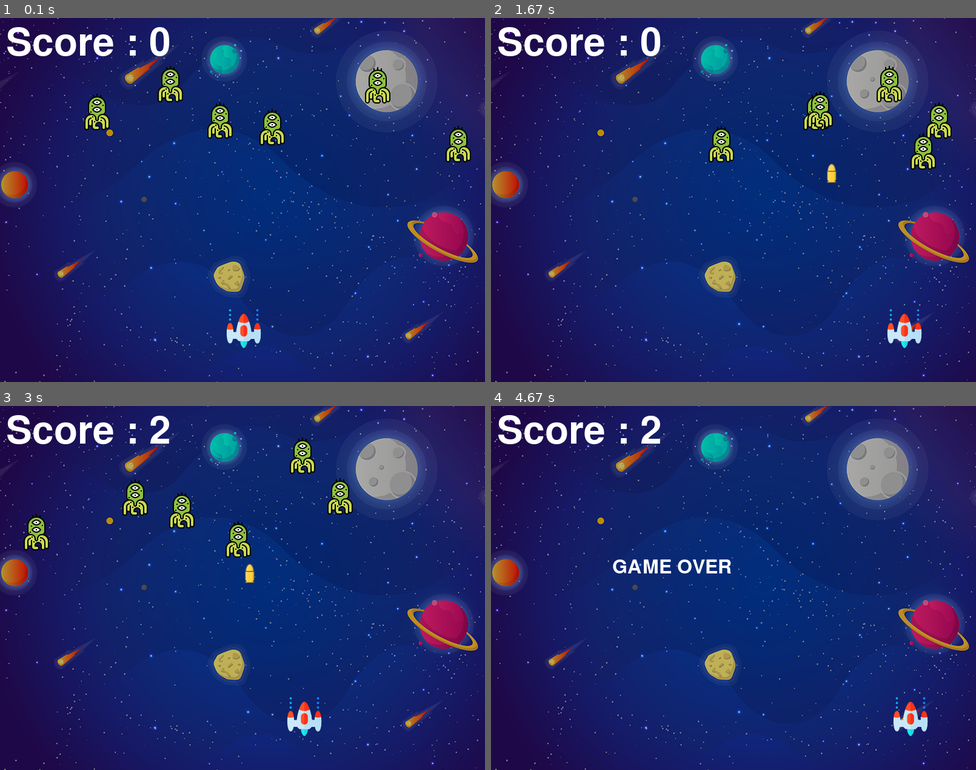
Above: before the commit, frames 1-4 (two rows, left to right).
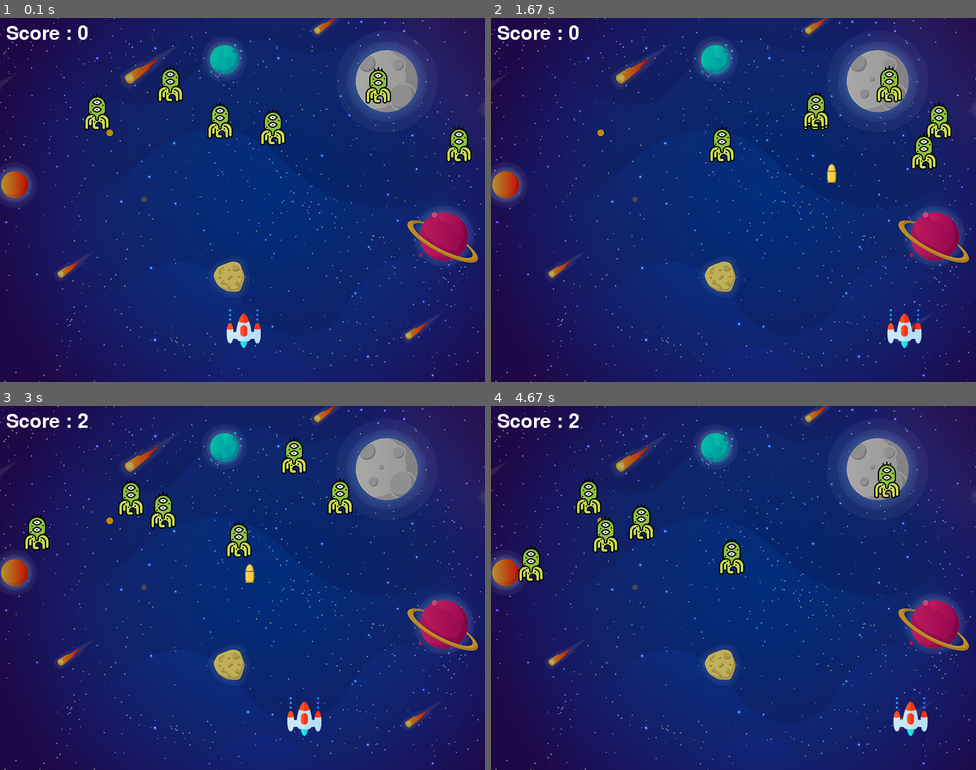
Above: after the commit, the same moments.

Repository: DatAmstrongest/SpaceInvader-Pygame
Game: pygame game, started from main.py
Two runs of this game, one before a commit and one after it. Both use one fixed random seed, a clock stepped at 60 frames per second and the inputs below.
Inputs:
- Up to frame 1 (0.1 s): no input
- Up to frame 2 (1.67 s): tap Space at 0.33, 0.73, 1.03, 1.23, 1.53 s; hold Right 0.67-1.13 s; hold Right 1.17-1.63 s
- Up to frame 3 (3 s): hold Left 1.67-2.2 s; tap Space at 1.73, 2.03, 2.3, 2.6, 2.73 s; hold Left 2.23-2.63 s; hold Right from 2.67 s (still down)
- Up to frame 4 (4.67 s): tap Space at 3.03, 3.4, 3.7, 3.9, 4.2, 4.4 s; release Right at 3.3 s; hold Left 3.33-3.8 s; hold Right 3.83-4.3 s; hold Right from 4.33 s (still down)

The runs differ from the first frame. In frame 1, 1.7% of the frame differs, in the area x 1-98%, y 2-40%; in frame 2, 1.8%; in frame 3, 3.0%; in frame 4, 3.8%, in the area x 1-85%, y 2-49%.

Commit message:
README.md is added

Diff:
--- a/main.py
+++ b/main.py
@@ -1,33 +1,35 @@
+import math
+import random
+
 import pygame
 from pygame import mixer
-import random
-import math
 
-# Initialize the pygame
+# Intialize the pygame
 pygame.init()
 
-# create  the screen
-screen = pygame.display.set_mode((800,600))
+# create the screen
+screen = pygame.display.set_mode((800, 600))
 
 # Background
 background = pygame.image.load('background.png')
 
-# Background sound
+# Sound
 mixer.music.load("background.wav")
 mixer.music.play(-1)
-# Title and Icon
-pygame.display.set_caption("Space Invaders")
-icon = pygame.image.load("ufo.png")
+
+# Caption and Icon
+pygame.display.set_caption("Space Invader")
+icon = pygame.image.load('ufo.png')
 pygame.display.set_icon(icon)
 
 # Player
-playerImage = pygame.image.load("player.png")
+playerImg = pygame.image.load('player.png')
 playerX = 370
 playerY = 480
 playerX_change = 0
 
 # Enemy
-enemyImage = []
+enemyImg = []
 enemyX = []
 enemyY = []
 enemyX_change = []
@@ -35,49 +37,62 @@
 num_of_enemies = 6
 
 for i in range(num_of_enemies):
-    enemyImage.append(pygame.image.load("enemy.png"))
-    enemyX.append(random.randint(0,735))
-    enemyY.append(random.randint(50,150))
+    enemyImg.append(pygame.image.load('enemy.png'))
+    enemyX.append(random.randint(0, 736))
+    enemyY.append(random.randint(50, 150))
     enemyX_change.append(4)
     enemyY_change.append(40)
 
 # Bullet
-bulletImage = pygame.image.load("bullet.png")
+
+# Ready - You can't see the bullet on the screen
+# Fire - The bullet is currently moving
+
+bulletImg = pygame.image.load('bullet.png')
 bulletX = 0
 bulletY = 480
 bulletX_change = 0
 bulletY_change = 10
 bullet_state = "ready"
 
-#Score
+# Score
+
 score_value = 0
-font = pygame.font.Font('freesansbold.ttf',32)
+font = pygame.font.Font('freesansbold.ttf', 32)
 
 textX = 10
-textY = 10
+testY = 10
 
-# Game Over Text
-over_font = pygame.font.Font('freesansbold.ttf',64)
+# Game Over
+over_font = pygame.font.Font('freesansbold.ttf', 64)
+
+
+def show_score(x, y):
+    score = font.render("Score : " + str(score_value), True, (255, 255, 255))
+    screen.blit(score, (x, y))
+
 
 def game_over_text():
-    over_text = font.render("GAME OVER",True,(255,255,255))
-    screen.blit(over_text,(200,250))
+    over_text = over_font.render("GAME OVER", True, (255, 255, 255))
+    screen.blit(over_text, (200, 250))
 
-def show_score(x,y):
-    score = over_font.render("Score : " + str(score_value),True,(255,255,255))
-    screen.blit(score,(x,y))
-def player(x,y):
-    screen.blit(playerImage,(x,y))
 
-def enemy(x,y,i):
-    screen.blit(enemyImage[i],(x,y))
+def player(x, y):
+    screen.blit(playerImg, (x, y))
 
-def fire_bullet(x,y):
+
+def enemy(x, y, i):
+    screen.blit(enemyImg[i], (x, y))
+
+
+def fire_bullet(x, y):
     global bullet_state
     bullet_state = "fire"
-    screen.blit(bulletImage, (x+16,y+10))
+    screen.blit(bulletImg, (x + 16, y + 10))
+
+
 def isCollision(enemyX, enemyY, bulletX, bulletY):
-    distance = math.sqrt(math.pow(enemyX-bulletX,2) +math.pow(enemyY-bulletY,2))
+    distance = math.sqrt(math.pow(enemyX - bulletX, 2) + (math.pow(enemyY - bulletY, 2)))
     if distance < 27:
         return True
     else:
@@ -87,13 +102,16 @@
 # Game Loop
 running = True
 while running:
-    screen.fill((0,0,0))
+
+    # RGB = Red, Green, Blue
+    screen.fill((0, 0, 0))
     # Background Image
-    screen.blit(background,(0,0))
+    screen.blit(background, (0, 0))
     for event in pygame.event.get():
         if event.type == pygame.QUIT:
             running = False
-        # if keystroke is pressed check wheter its right or left
+
+        # if keystroke is pressed check whether its right or left
         if event.type == pygame.KEYDOWN:
             if event.key == pygame.K_LEFT:
                 playerX_change = -5
@@ -101,17 +119,20 @@
                 playerX_change = 5
             if event.key == pygame.K_SPACE:
                 if bullet_state is "ready":
-                    bullet_Sound = mixer.Sound("laser.wav")
-                    bullet_Sound.play()
+                    bulletSound = mixer.Sound("laser.wav")
+                    bulletSound.play()
+                    # Get the current x cordinate of the spaceship
                     bulletX = playerX
                     fire_bullet(bulletX, bulletY)
+
         if event.type == pygame.KEYUP:
             if event.key == pygame.K_LEFT or event.key == pygame.K_RIGHT:
                 playerX_change = 0
 
-   # Checking for boundaries of spaceship so it doesn't go out of bounds
+    # 5 = 5 + -0.1 -> 5 = 5 - 0.1
+    # 5 = 5 + 0.1
+
     playerX += playerX_change
-
     if playerX <= 0:
         playerX = 0
     elif playerX >= 736:
@@ -119,41 +140,44 @@
 
     # Enemy Movement
     for i in range(num_of_enemies):
-        if enemyY[i] > 200:
+
+        # Game Over
+        if enemyY[i] > 440:
             for j in range(num_of_enemies):
                 enemyY[j] = 2000
             game_over_text()
             break
+
         enemyX[i] += enemyX_change[i]
-
         if enemyX[i] <= 0:
             enemyX_change[i] = 4
             enemyY[i] += enemyY_change[i]
         elif enemyX[i] >= 736:
             enemyX_change[i] = -4
             enemyY[i] += enemyY_change[i]
-        #Collision
+
+        # Collision
         collision = isCollision(enemyX[i], enemyY[i], bulletX, bulletY)
         if collision:
-            explosion_Sound = mixer.Sound("explosion.wav")
-            explosion_Sound.play()
+            explosionSound = mixer.Sound("explosion.wav")
+            explosionSound.play()
             bulletY = 480
             bullet_state = "ready"
             score_value += 1
-            enemyX[i] = random.randint(0,800)
-            enemyY[i] = random.randint(50,150)
-            print(score_value)
-        enemy(enemyX[i], enemyY[i],i)
+            enemyX[i] = random.randint(0, 736)
+            enemyY[i] = random.randint(50, 150)
+
+        enemy(enemyX[i], enemyY[i], i)
 
     # Bullet Movement
-    if bulletY <=0:
+    if bulletY <= 0:
         bulletY = 480
         bullet_state = "ready"
+
     if bullet_state is "fire":
-        fire_bullet(bulletX,bulletY)
+        fire_bullet(bulletX, bulletY)
         bulletY -= bulletY_change
 
-
-    player(playerX,playerY)
-    show_score(textX, textY)
+    player(playerX, playerY)
+    show_score(textX, testY)
     pygame.display.update()
Not shown, added: README.md
Binary file added: images/img1.png
Not shown, added: requirements.txt
